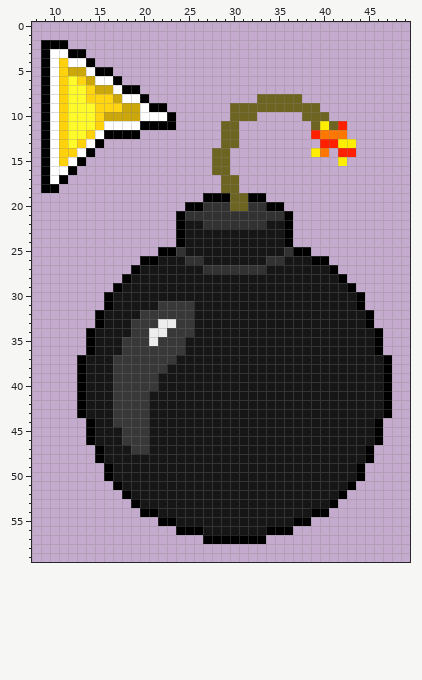
Pixel-art sprite, stored at shadowTD/Assets/Textures/GameCursor_Remove.png. The first picture shows the starting point.
The file is 64x64 pixels. Shown: x 8..49, y 0..59.
After the commit:
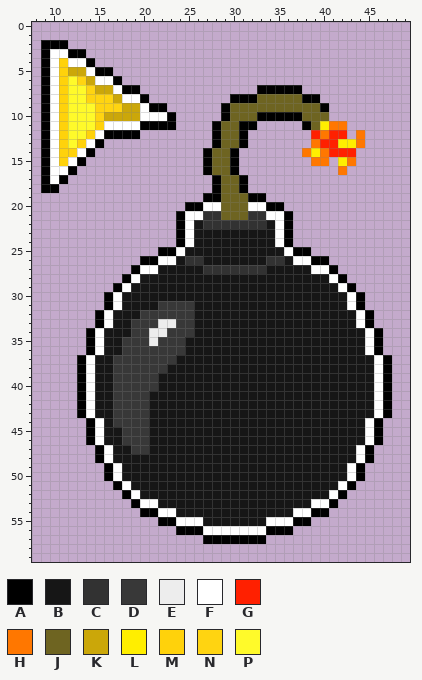
Palette (. is transparent): A #000000  B #161616  C #323232  D #383838  E #ededed  F #ffffff  G #ff2000  H #ff7700  J #6e6421  K #cba709  L #ffee00  M #ffd20b  N #ffd411  P #fffa2a
What changed:
y 7: x 33..37 ..... -> AAAAA
y 8: x 30..32 ... -> AAA; x 38..39 .. -> AA
y 9: x 29 . -> A; x 40 . -> A
y 10: x 29 . -> A; x 33..37 ..... -> AAAAA
y 11: x 28 . -> A; x 31..32 .. -> AA; x 38 . -> A; x 41..42 JG -> HH
y 12: x 28 . -> A; x 31 . -> A; x 41..42 HH -> GG; x 44 . -> H
y 13: x 28 . -> A; x 31 . -> A; x 39 . -> H; x 44 . -> H
y 14: x 27 . -> A; x 30 . -> A; x 38 . -> H; x 41 . -> G
y 15: x 27 . -> A; x 30 . -> A; x 39..40 .. -> HH; x 43 . -> H
y 16: x 27 . -> A; x 30 . -> A; x 42 . -> H
y 17..18: x 28 . -> A; x 31 . -> A
y 19: x 29 A -> J
y 20: x 27..29 CCC -> FFJ; x 32..33 CC -> FF
y 21: x 25..26 CC -> FF; x 29..31 CCC -> JJJ; x 34..35 CC -> FF
y 22..24: x 25 B -> F; x 35 B -> F
y 25: x 24 C -> F; x 36 C -> F
y 26: x 22..23 BB -> FF; x 37..38 BB -> FF
y 27: x 20..21 BB -> FF; x 39..40 BB -> FF
y 28: x 19 B -> F; x 41 B -> F
y 29: x 18 B -> F; x 42 B -> F
y 30..31: x 17 B -> F; x 43 B -> F
y 32..33: x 16 B -> F; x 44 B -> F
y 34..36: x 15 B -> F; x 45 B -> F
y 37..43: x 14 B -> F; x 46 B -> F
y 44..46: x 15 B -> F; x 45 B -> F
y 47..48: x 16 B -> F; x 44 B -> F
y 49..50: x 17 B -> F; x 43 B -> F
y 51: x 18 B -> F; x 42 B -> F
y 52: x 19 B -> F; x 41 B -> F
y 53: x 20..21 BB -> FF; x 39..40 BB -> FF
y 54: x 22..23 BB -> FF; x 37..38 BB -> FF
y 55: x 24..26 BBB -> FFF; x 34..36 BBB -> FFF
y 56: x 27..33 BBBBBBB -> FFFFFFF
Where, in picture pixels (left, top, right, bottom), the same in both pictures:
changed: (86, 85, 383, 535)
